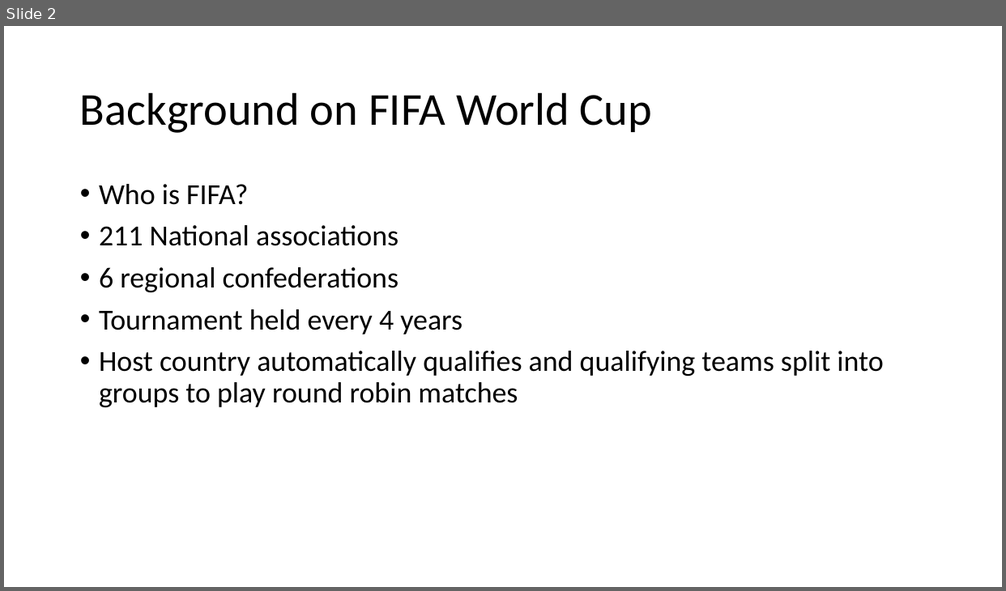
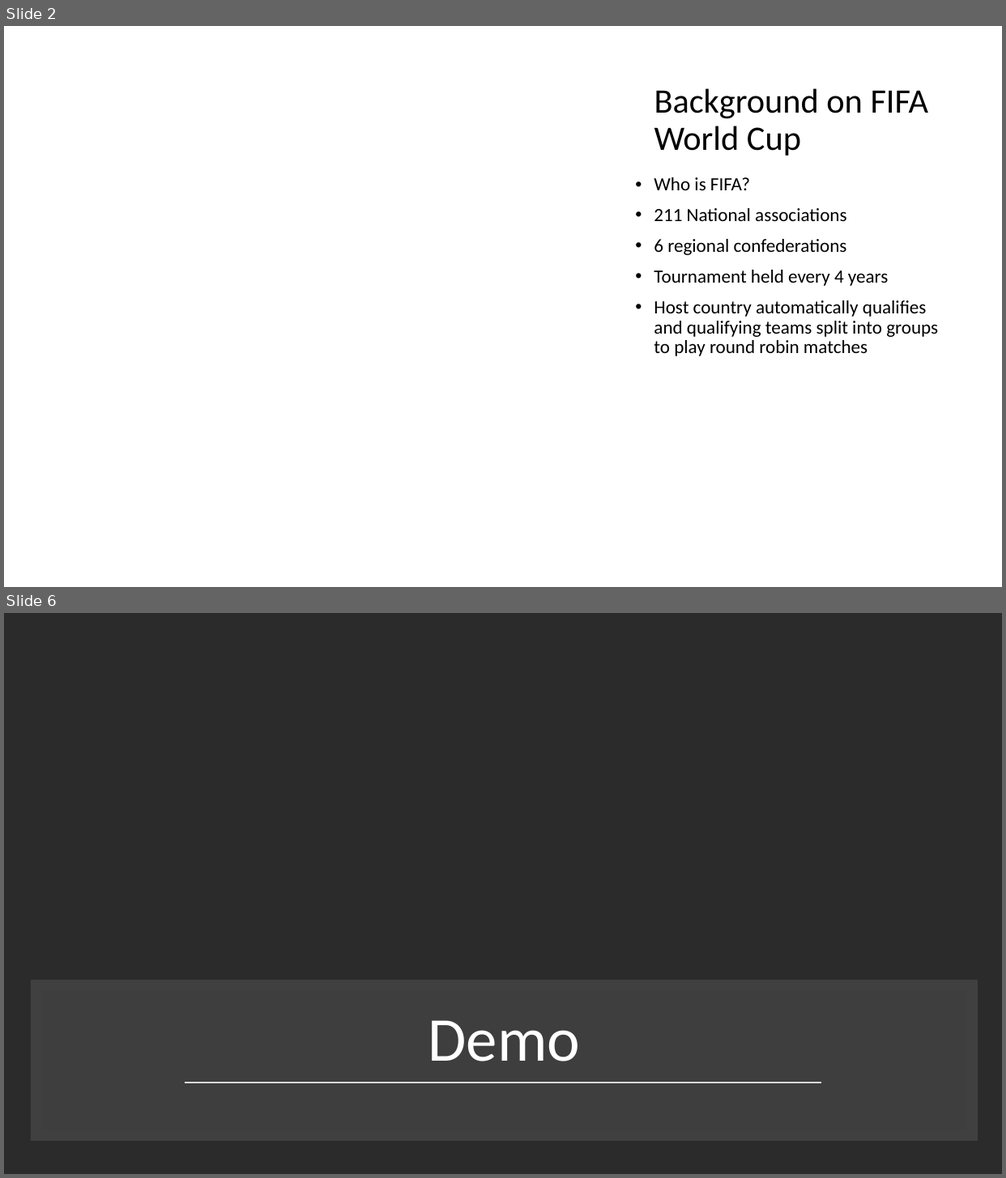
Before and after one commit to johnwanng/projectTWO, a slide deck: FIFA World Cup Presentation.pptx. Shown one above the other, each under a label of ours: slide 2 before the commit, slides 2 and 6 after it; the slides between them are not shown. The pictures are 1006x591 and 1006x1178 pixels, drawn with LibreOffice and Linux fonts; fonts in the diff are those of the drawing; background and template pictures are left out; a plain dark background stands for a picture behind light text. Boxes give left, top, right and bottom in pixels: in the first picture for what was removed or moved away, otherwise in the second. Text is boxed around its words. In the diff, an @@ line names an element or a change of style, - is before the commit and + after.

```diff
--- a/FIFA World Cup Presentation.pptx
+++ b/FIFA World Cup Presentation.pptx
@@ slide 6 added at <box>4,613,1002,1174</box>, background picture (left out) @@
@@ rectangle added at <box>36,986,973,1137</box>, fill #404040 at 93% opacity, outline #404040 10 pt @@
@@ title added at <box>428,1020,581,1062</box>, 60 pt, text #FFFFFF @@
+Demo
@@ line added from (185, 1083) to (821, 1083), #D9D9D9 1.75 pt @@
@@ slide 2 changed as well @@
@@ freeform shape added at <box>543,26,1002,505</box>, fill #FFFFFF at 50% opacity @@
@@ freeform shape added at <box>556,26,1002,489</box>, fill #FFFFFF at 75% opacity @@
@@ title "Background on FIFA World Cup": place and size @@
-title "Background on FIFA World Cup" at <box>80,92,652,133</box>
+title "Background on FIFA World Cup" at <box>654,88,929,156</box>
@@ title "Background on FIFA World Cup" at <box>654,88,929,156</box>: size 44 to 33 pt @@
@@ text "Who is FIFA?": place and size @@
-text "Who is FIFA?" at <box>99,184,883,408</box>
+text "Who is FIFA?" at <box>654,177,938,356</box>
@@ text "Who is FIFA?" at <box>654,177,938,356</box>: size 28 to 18 pt @@
```
Also in this commit, not shown: 7 other slides changed, 1 slide removed.
